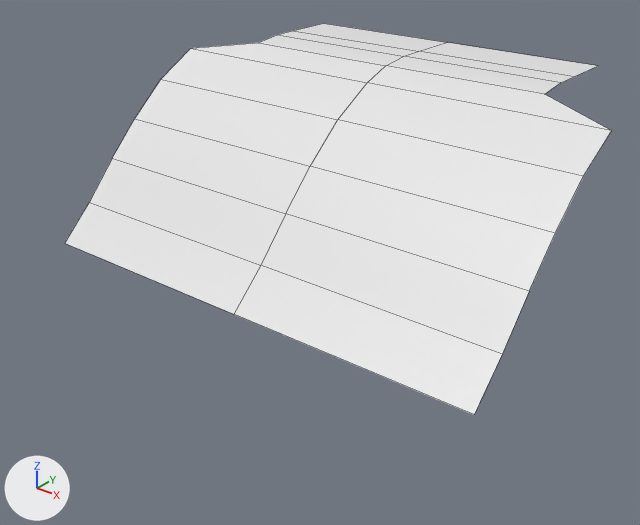
Before and after pictures for a commit that changed the FBX model Assets/_App/Escape Mountain/AppResources/StartingSlope.fbx.
Camera for both pictures: a 50 mm camera at (29.2, -41.3, 14.2) aimed at (0.4, -5.4, -8.1). Arrows for +X, +Y and +Z are at lower left; the lights stay in place. The picture after the commit comes second. Mesh edges are drawn as thin lines. Where no turn or scale is listed for an object, it has been applied to the vertices.

Names of what the first picture shows: 'Start Slope'.
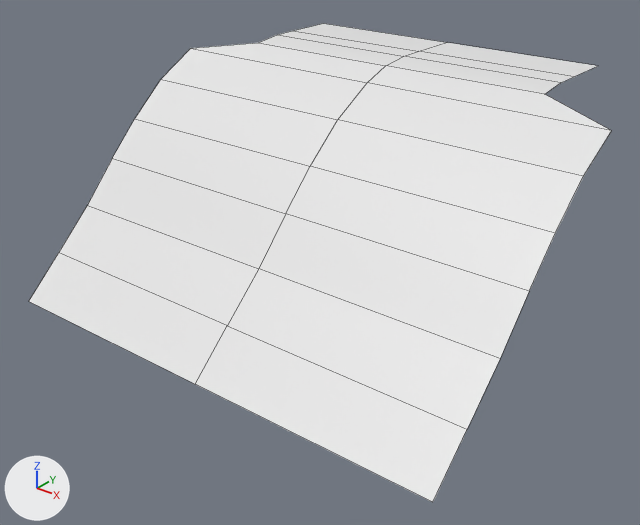
The newer file is also turned or shifted as a whole; pictures and numbers use the older file's frame.

The change, as a list of edits to the scene's bpy script:
```text
Change me_cylinder_003:
    used by ob_start_slope; location = (0.0, 0.0, 0.0)
    verts and faces of me_cylinder_003; kept vertices keep their numbers, new ones are numbered from 30
    before: 14 (-14.4, -9.9, -6.6) at pixel (89, 202), 15 (14.4, -9.9, -6.6) at pixel (502, 354), 16 (-14.4, -12.1, -8.7) at pixel (64, 243), 17 (14.4, -12.1, -8.7) at pixel (474, 414), 27 (0.0, -9.9, -6.6) at pixel (260, 265)
    before: 28 (0.0, -12.1, -8.7) at pixel (233, 314)
    remove me_cylinder_003.from_pydata(...)  # 30 vertices, 18 faces; spans x -14.4..14.4, y -12.1..8.0, z -8.7..2.2
    add me_cylinder_003.from_pydata(...)  # 33 vertices, 20 faces; spans x -14.4..14.4, y -15.2..8.0, z -11.5..2.2
    me_cylinder_003 part 1
    add delete_vertices([16, 17])  # with the faces that use them
    add for i in [14, 15, 27]: verts[i] += (0.0, -0.2, -0.2)
    add verts[28] = (0.0, -15.2, -11.5)  # moved, pixel (195, 384)
    add for new, old in zip([30, 31, 32], [14, 15, 27]): verts[new] = verts[old] + (0.0, -2.5, -2.3)
    add verts[33] = (-14.4, -15.2, -11.5)  # pixel (28, 301)
    add verts[34] = (14.4, -15.2, -11.5)  # pixel (432, 502)
    add faces += [(28, 34, 31, 32), (28, 32, 30, 33), (14, 30, 32, 27), (15, 27, 32, 31)]
```

Where the change shows, as pixel boxes (x1, y1, x2, y2) in the pictures (640 x 525 px):
'Start Slope', reshaped (7% wider, 22% taller)
    before: (65, 23, 611, 415)
    after: (29, 23, 611, 502)
part 1 of me_cylinder_003, built on
    before: (65, 159, 529, 415)
    after: (29, 159, 529, 502)
